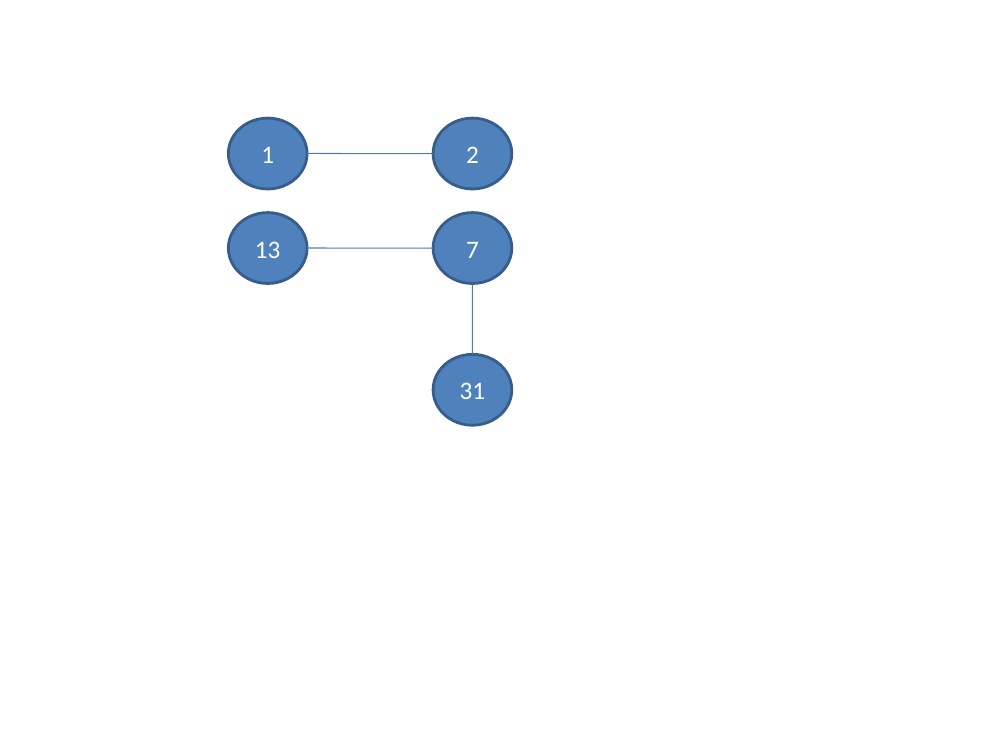
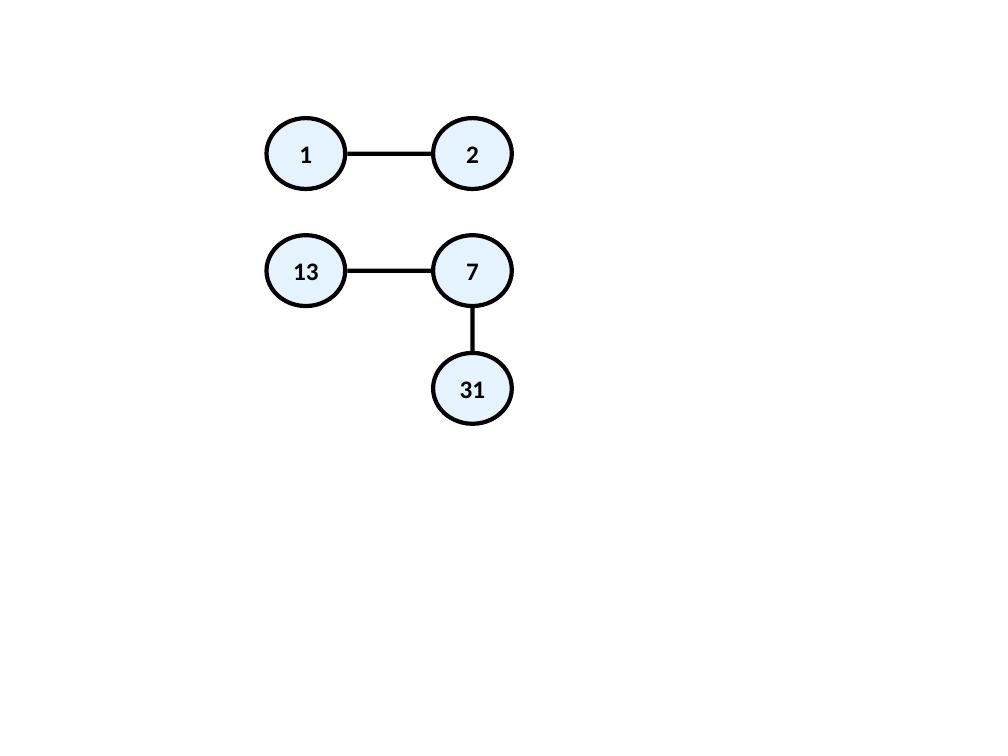
Before and after one commit to nakov/introjavabook, a slide deck: slide 13 of resources/images/Chapter-14.2-Data-Structures-Trees-Hashes/Graphs and Threes.ppt (slide 14 before the commit). Drawn at 1008x756 pixels with LibreOffice and Linux fonts; fonts in the diff are those of the drawing. Boxes give left, top, right and bottom in pixels: in the first picture for what was removed or moved away, otherwise in the second. Text is boxed around its words. In the diff, an @@ line names an element or a change of style, - is before the commit and + after.

```diff
--- a/resources/images/Chapter-14.2-Data-Structures-Trees-Hashes/Graphs and Threes.ppt
+++ b/resources/images/Chapter-14.2-Data-Structures-Trees-Hashes/Graphs and Threes.ppt
@@ ellipse "1": place and size @@
-ellipse "1" at bbox=[229, 118, 307, 188]
+ellipse "1" at bbox=[266, 118, 345, 188]
@@ line moved from (307, 153) - (433, 153) to (348, 153) - (431, 153) @@
@@ line (348, 153) - (431, 153): stroke #4A7EBB 0.74 pt to #000000 3 pt @@
@@ text colour #FFFFFF to #000000, bold on; fill #4F81BD to #E5F3FF; outline #385D8A 2.01 pt to #000000 3 pt in 5 elements at bbox=[433, 118, 512, 188], bbox=[433, 353, 512, 423], bbox=[433, 235, 512, 305], bbox=[266, 118, 345, 188], bbox=[266, 235, 345, 305] @@
@@ ellipse "13": place and size @@
-ellipse "13" at bbox=[229, 213, 307, 283]
+ellipse "13" at bbox=[266, 235, 345, 305]
@@ ellipse "7": place and size @@
-ellipse "7" at bbox=[433, 213, 512, 283]
+ellipse "7" at bbox=[433, 235, 512, 305]
@@ line moved from (307, 248) - (433, 248) to (348, 271) - (431, 271) @@
@@ line (348, 271) - (431, 271): stroke #4A7EBB 0.74 pt to #000000 3 pt @@
@@ line moved from (473, 283) - (473, 355) to (473, 308) - (473, 351) @@
@@ line (473, 308) - (473, 351): stroke #4A7EBB 0.74 pt to #000000 3 pt @@
```
Also in this commit, not shown: 1 other slide changed, 1 slide removed.
